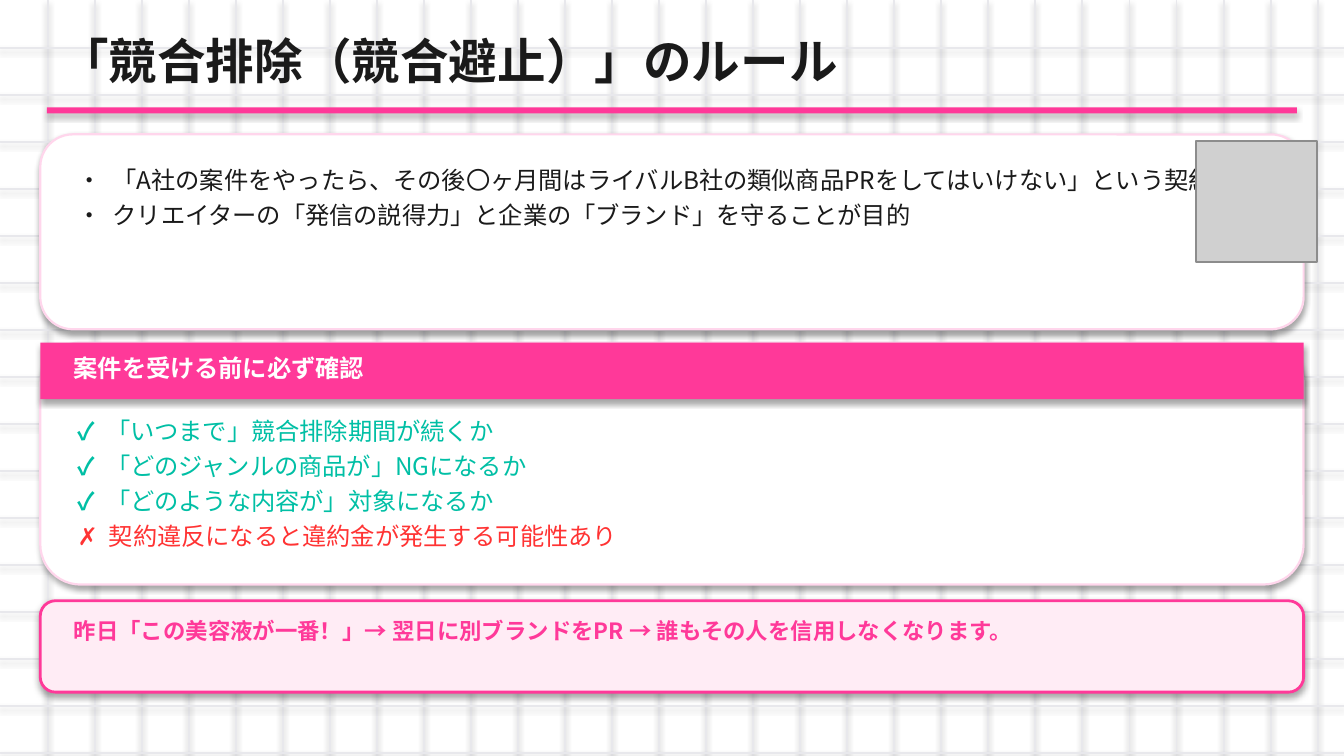
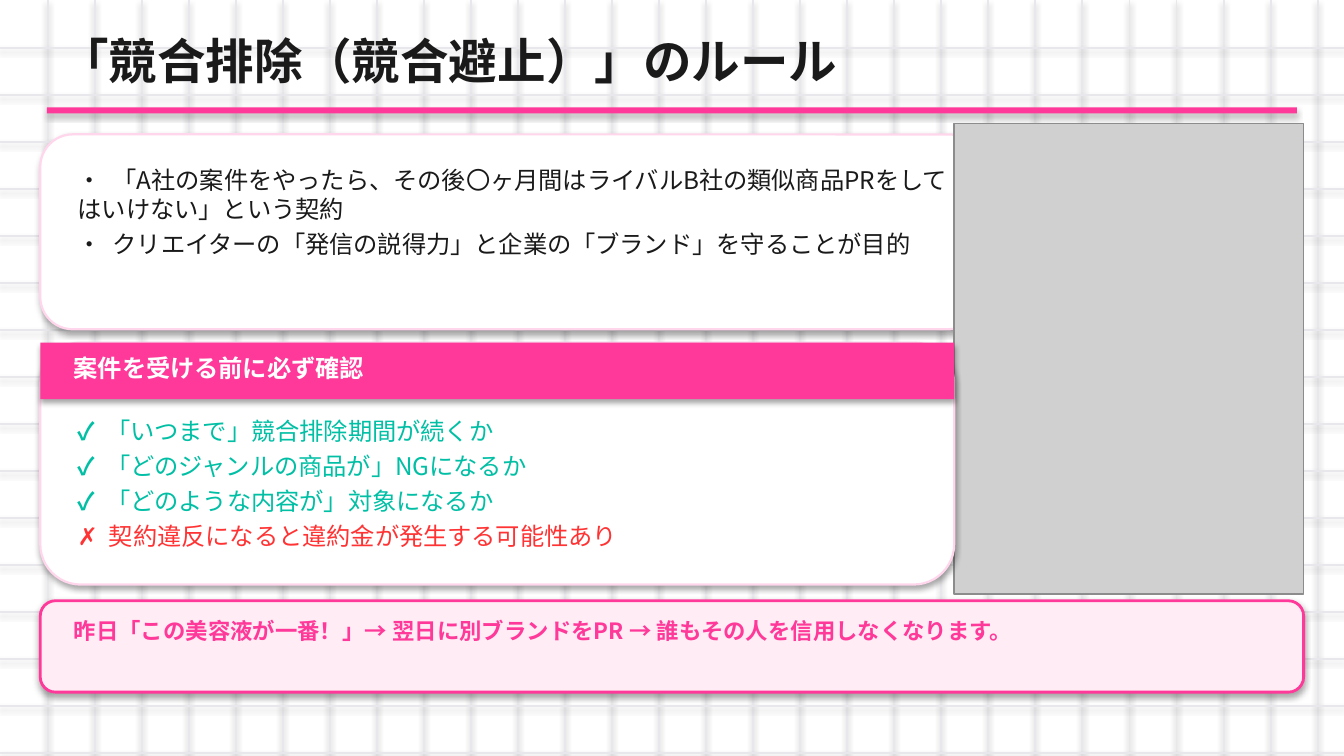
Before and after one commit to nagasawakai-eng/torihada-pptx-editor, a slide deck: slide 26 of TORIHADA_第2週_研修資料.pptx. Drawn at 1344x756 pixels with LibreOffice and Linux fonts; fonts in the diff are those of the drawing; grey boxes stand for pictures. Boxes give left, top, right and bottom in pixels: in the first picture for what was removed or moved away, otherwise in the second. Text is boxed around its words. In the diff, an @@ line names an element or a change of style, - is before the commit and + after.

Commit message:
第2週 手書き風フラストイラスト10枚を全スライドに追加

```diff
--- a/TORIHADA_第2週_研修資料.pptx
+++ b/TORIHADA_第2週_研修資料.pptx
@@ rounded rectangle resized from (x1=40, y1=134, x2=1304, y2=329) to (x1=40, y1=134, x2=981, y2=329) @@
@@ picture added at (x1=954, y1=124, x2=1304, y2=594) @@
@@ picture removed at (x1=1196, y1=141, x2=1317, y2=262) @@
@@ text "• 「A社の案件をやったら、その後〇ヶ月間はライバルB社の類似商品PRをしてはいけない」という契約" rewrapped from (x1=113, y1=164, x2=1213, y2=226) to (x1=78, y1=168, x2=947, y2=255) @@
@@ rounded rectangle resized from (x1=40, y1=343, x2=1304, y2=585) to (x1=40, y1=343, x2=954, y2=585) @@
@@ rectangle resized from (x1=40, y1=343, x2=1304, y2=399) to (x1=40, y1=343, x2=954, y2=399) @@
```
Also in this commit, not shown: 23 other slides changed, 13 other files.
